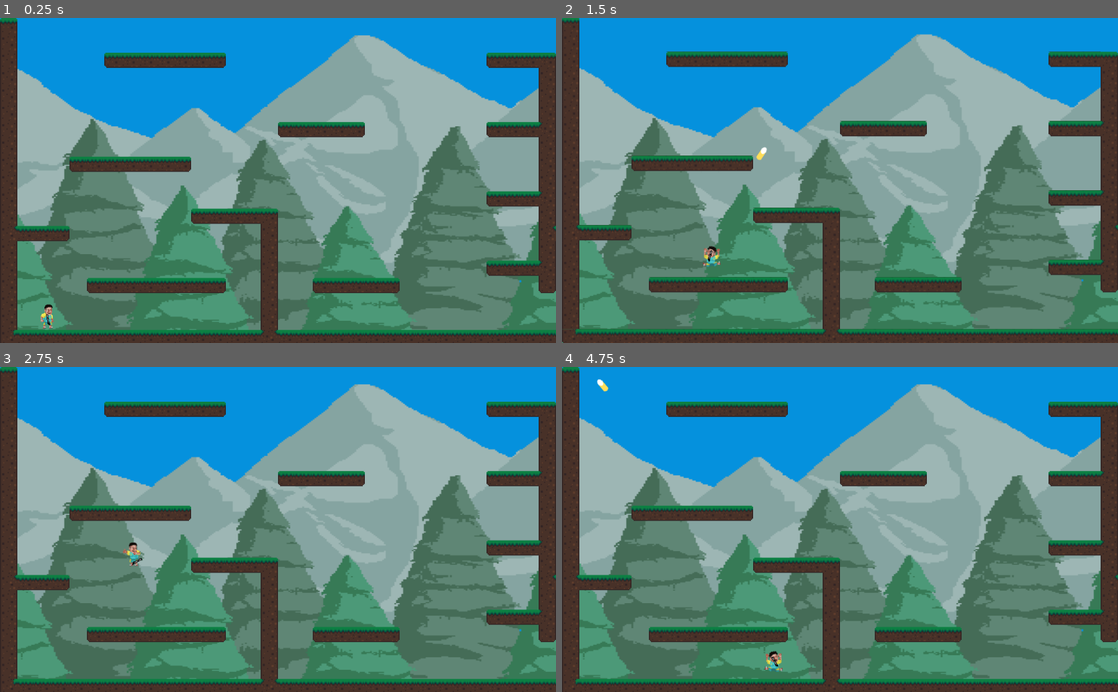
Above: before the commit, frames 1-4 (two rows, left to right).
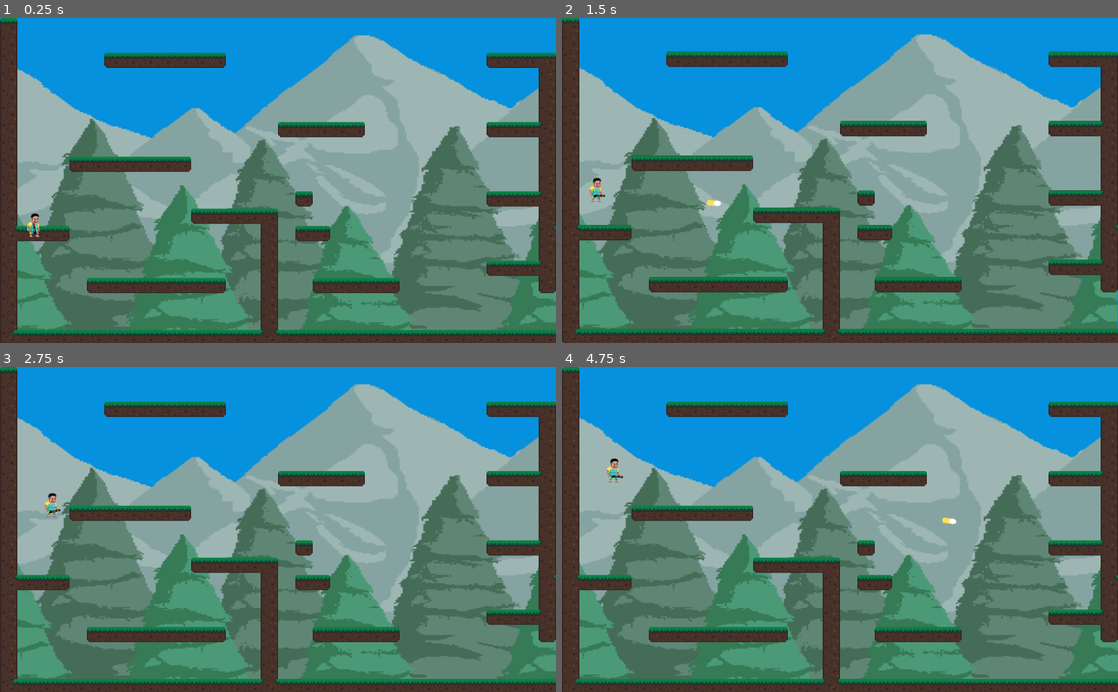
Above: after the commit, the same moments.

Repository: Chen-yuMau/LazyLeo
Game: Godot game, scene res://Levels/Game.tscn
Two runs of this game, one before a commit and one after it. Both use one fixed random seed, a clock stepped at 60 frames per second and the inputs below.
Inputs (mouse positions are in pixels of both pictures, inside the frame that each line leads up to):
- Up to frame 1 (0.25 s): no input
- Up to frame 2 (1.5 s): tap Enter at 0.5 s; move the mouse to (962, 164) at 0.52 s; hold Up (ui_up) 0.53-1.28 s; hold Right (ui_right) from 0.53 s (still down); move the mouse to (728, 196) at 1.27 s; click (728, 196) at 1.35 s
- Up to frame 3 (2.75 s): tap Up (ui_up) at 1.52, 1.55, 1.82 s; move the mouse to (333, 458) at 2.02 s; release Right (ui_right) at 2.03 s; hold Left (ui_left) from 2.03 s (still down); hold Up (ui_up) from 2.03 s (still down)
- Up to frame 4 (4.75 s): move the mouse to (812, 594) at 2.77 s; release Left (ui_left) at 2.78 s; release Up (ui_up) at 2.78 s; hold Right (ui_right) 2.78-4.28 s; click (812, 594) at 2.85 s; tap Up (ui_up) at 3.02, 3.05, 3.32, 4.52, 4.55 s; move the mouse to (1006, 578) at 3.52 s; hold Up (ui_up) 3.53-4.28 s; move the mouse to (673, 480) at 4.27 s; hold Left (ui_left) from 4.28 s (still down); click (673, 480) at 4.35 s

The runs differ from the first frame. In frame 1, 1.1% of the frame differs, in the area x 3-98%, y 30-96%; in frame 2, 1.3%, in the area x 3-100%, y 30-96%; in frame 3, 1.2%; in frame 4, 1.3%.

Commit message:
Decided on new game rules
We decided to create a platformer game where the player needs to move by the beat. Inspired by "Turn Undead" and "Crypt of the Necrodancer"

Diff:
--- /dev/null
+++ b/Levels/Game.gd
@@ -0,0 +1,16 @@
+extends Node2D
+
+# Declare member variables here. Examples:
+# var a = 2
+# var b = "text"
+
+
+# Called when the node enters the scene tree for the first time.
+func _ready():
+	pass # Replace with function body.
+
+var k = 0
+var bps = 2.0
+# Called every frame. 'delta' is the elapsed time since the previous frame.
+func _process(delta):
+	pass
--- a/Levels/Game.tscn
+++ b/Levels/Game.tscn
@@ -1,9 +1,10 @@
-[gd_scene load_steps=53 format=2]
+[gd_scene load_steps=54 format=2]
 
 [ext_resource path="res://Objects/Player.tscn" type="PackedScene" id=1]
 [ext_resource path="res://Assets/sTiles.png" type="Texture" id=2]
 [ext_resource path="res://Assets/sMountain.png" type="Texture" id=4]
 [ext_resource path="res://Assets/sTrees.png" type="Texture" id=5]
+[ext_resource path="res://Levels/Game.gd" type="Script" id=6]
 
 [sub_resource type="ConvexPolygonShape2D" id=3]
 points = PoolVector2Array( 0, 0, 32, 0, 32, 32, 0, 32 )
@@ -455,15 +456,16 @@
 1/z_index = 0
 
 [node name="Game" type="Node2D"]
+script = ExtResource( 6 )
 
 [node name="TileMap" type="TileMap" parent="."]
 tile_set = SubResource( 2 )
 cell_size = Vector2( 32, 32 )
 format = 1
-tile_data = PoolIntArray( 0, 1, 327682, 65536, 1, 262144, 13 …(1976 unchanged characters)… 9890, 1, 262144, 655360, 1, 262144, 655388, 1, 327683, 655389, 1, 262145, 655390, 1, 262145, 655391, 1, 196611, 655402, 1, 262144, 655406, 1, 131075, 655407, 1, 262145, 655408, 1, 262145, 655409, 1, 262145, 655410, 1, 327685, 655415, 1, 262144, 655423, 1, 327686, 655426, 1, 262144, 720896, 1, 262144, 720907, 1, 327683, 720908, 1, 262145, 720909, 1, 262145, 720910, 1, 262145, 720911, 1, 262149, 720927, 1, 262144, 720938, 1, 262144, 720942, 1, 262144, 720951, 1, 131075, 720952, 1, 327685, 720962, 1, 262144, 786432, 1, 131075, 786433, 1, 262145, 786434, 1, 262145, 786435, 1, 327685, 786447, 1, 262144, 786463, 1, 131075, 786464, 1, 262145,  …(2792 unchanged characters)…
+tile_data = PoolIntArray( 0, 1, 327682, 65536, 1, 262144, 13 …(1976 unchanged characters)… 9890, 1, 262144, 655360, 1, 262144, 655377, 1, 327686, 655388, 1, 327683, 655389, 1, 262145, 655390, 1, 262145, 655391, 1, 196611, 655402, 1, 262144, 655406, 1, 131075, 655407, 1, 262145, 655408, 1, 262145, 655409, 1, 262145, 655410, 1, 327685, 655415, 1, 262144, 655423, 1, 327686, 655426, 1, 262144, 720896, 1, 262144, 720907, 1, 327683, 720908, 1, 262145, 720909, 1, 262145, 720910, 1, 262145, 720911, 1, 262149, 720927, 1, 262144, 720938, 1, 262144, 720942, 1, 262144, 720951, 1, 131075, 720952, 1, 327685, 720962, 1, 262144, 786432, 1, 131075, 786433, 1, 262145, 786434, 1, 262145, 786435, 1, 327685, 786447, 1, 262144, 786449, 1, 327683, 786450, 1, 327685, 786463, 1, 131075, 786464, 1, 262145,  …(2792 unchanged characters)…
 
 [node name="Player" parent="TileMap" instance=ExtResource( 1 )]
-position = Vector2( 89, 539 )
+position = Vector2( 64, 384 )
 
 [node name="CanvasLayer" type="CanvasLayer" parent="."]
 
@@ -485,6 +487,7 @@
 motion_mirroring = Vector2( 1024, 0 )
 
 [node name="Sprite" type="Sprite" parent="CanvasLayer/ParallaxBackground/Trees"]
-scale = Vector2( 1.6, 1.2 )
+position = Vector2( -1, 0 )
+scale = Vector2( 1.6, 1.1975 )
 texture = ExtResource( 5 )
 centered = false
--- a/Objects/Player.gd
+++ b/Objects/Player.gd
@@ -1,39 +1,72 @@
 extends KinematicBody2D
 
 onready var screen_shaker = $Camera2D/screen_shaker
-var move = Vector2()
 var speed = 200
 var jump_speed = -400
 var grv = 10
 var last_dir = 1
+var pos
+var bps = 2.0
+var k = 0
+var onbeat = false
+var wasonbeat = false
+var wasoffbeat = true
+var move = 'n'
+var offground = 0
+func _physics_process(delta):
+	if onbeat == true:
+		wasoffbeat = false
+		wasonbeat = true
+	else:
+		wasoffbeat = true
+		wasonbeat = false
+	k+=delta
+	if k>(1/bps):
+		k = 0
+		$AudioStreamPlayer2D.play()
+	if k < 0.35*(1/bps) or k > 0.8*(1/bps):
+		onbeat = true
+	else:
+		onbeat = false
 
-func _physics_process(delta):
-	if is_on_floor():
-		move.y = 0
-		if move.x != 0:
-			$Sprite.play("Run")
+	if wasoffbeat and onbeat:
+		move = 'n'
+	if onbeat and Input.is_action_pressed("ui_left"):
+		move = 'l'
+	if onbeat and Input.is_action_pressed("ui_right"):
+		move = 'r'
+	if onbeat and Input.is_action_pressed("ui_up"):
+		move = 'u'
+	if onbeat and Input.is_action_pressed("ui_down"):
+		move = 'd'
+
+	if not onbeat and Input.is_action_pressed("ui_left"):
+		if k>0.5:
+			print("E")
 		else:
-			$Sprite.play("Idle")
-	else:
-		move.y += grv
-		if move.y>11:
-			$Sprite.play("Fall")
-		if move.y<0:
-			$Sprite.play("Jump")
-	if is_on_ceiling():
-		move.y = 1
+			print("L")
+	if not onbeat and Input.is_action_pressed("ui_right"):
+		if k>0.5:
+			print("E")
+		else:
+			print("L")
+	if not onbeat and Input.is_action_pressed("ui_up"):
+		if k>0.5:
+			print("E")
+		else:
+			print("L")
+	if not onbeat and Input.is_action_pressed("ui_down"):
+		if k>0.5:
+			print("E")
+		else:
+			print("L")
 
-	if sign(move.x) == (0):
-		$Sprite.flip_h= last_dir == (-1)
-	elif sign(move.x) == (-1):
-		last_dir = -1
-		$Sprite.flip_h=true
-	else:
-		last_dir = 1
-		$Sprite.flip_h=false
-
-	move.x = (Input.get_action_strength("ui_right") - Input.get_action_strength("ui_left"))*speed
-	print(move.y)
-	if Input.is_action_pressed("ui_up")and is_on_floor():
-		move.y = jump_speed
-	move_and_slide(move, Vector2.UP)
+	if wasonbeat and not onbeat:
+		if move == 'l':
+			self.global_position+=Vector2(-32,0)
+		if move == 'r':
+			self.global_position+=Vector2(32,0)
+		if move == 'u':
+			self.global_position+=Vector2(0,-32)
+		if move == 'd':
+			self.global_position+=Vector2(0,32)
--- a/Objects/Player.tscn
+++ b/Objects/Player.tscn
@@ -10,21 +10,22 @@
 [ext_resource path="res://Assets/Leo/IDLE/NANA_IDLE_02.png" type="Texture" id=8]
 [ext_resource path="res://Assets/Leo/JUMP_FALL/NANA_Jump_Bedit.png" type="Texture" id=9]
 [ext_resource path="res://Assets/sGun.png" type="Texture" id=10]
+[ext_resource path="res://Assets/1secclick.wav" type="AudioStream" id=11]
 
 [sub_resource type="RectangleShape2D" id=1]
-extents = Vector2( 13.5, 24 )
+extents = Vector2( 13.5, 20.25 )
 
 [sub_resource type="SpriteFrames" id=8]
 animations = [ {
+"frames": [ ExtResource( 3 ), ExtResource( 8 ) ],
+"loop": true,
+"name": "Idle",
+"speed": 2.0
+}, {
 "frames": [ ExtResource( 6 ), ExtResource( 7 ), ExtResource( 1 ), ExtResource( 7 ) ],
 "loop": true,
 "name": "Run",
 "speed": 13.0
-}, {
-"frames": [ ExtResource( 3 ), ExtResource( 8 ) ],
-"loop": true,
-"name": "Idle",
-"speed": 2.0
 }, {
 "frames": [ ExtResource( 5 ) ],
 "loop": true,
@@ -61,7 +62,7 @@
 script = ExtResource( 2 )
 
 [node name="Shape" type="CollisionShape2D" parent="."]
-position = Vector2( -1.5, 0 )
+position = Vector2( 0, 0.25 )
 shape = SubResource( 1 )
 
 [node name="Sprite" type="AnimatedSprite" parent="."]
@@ -87,3 +88,6 @@
 
 [node name="screen_shaker" type="Node" parent="Camera2D"]
 script = SubResource( 9 )
+
+[node name="AudioStreamPlayer2D" type="AudioStreamPlayer2D" parent="."]
+stream = ExtResource( 11 )
Not shown, added: Assets/1min30secclick.wav.import
Not shown, added: Assets/1secclick.wav.import
Not shown, added: Assets/metronome80.wav.import
Not shown: 1 places in Objects/Player.tscn that only renumber resources
Not shown, added: Assets/1min30secclick.wav
Not shown, added: Assets/1secclick.wav
Not shown, added: Assets/metronome80.wav
Not shown, added: gameproject.docx
